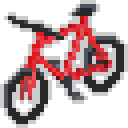
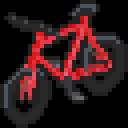
The second 128×128 image is a revision of the first. Changes to its layers:
painted on "outline" over [0, 0, 128, 128]
showed "Background", painted on it over [0, 0, 128, 128]
